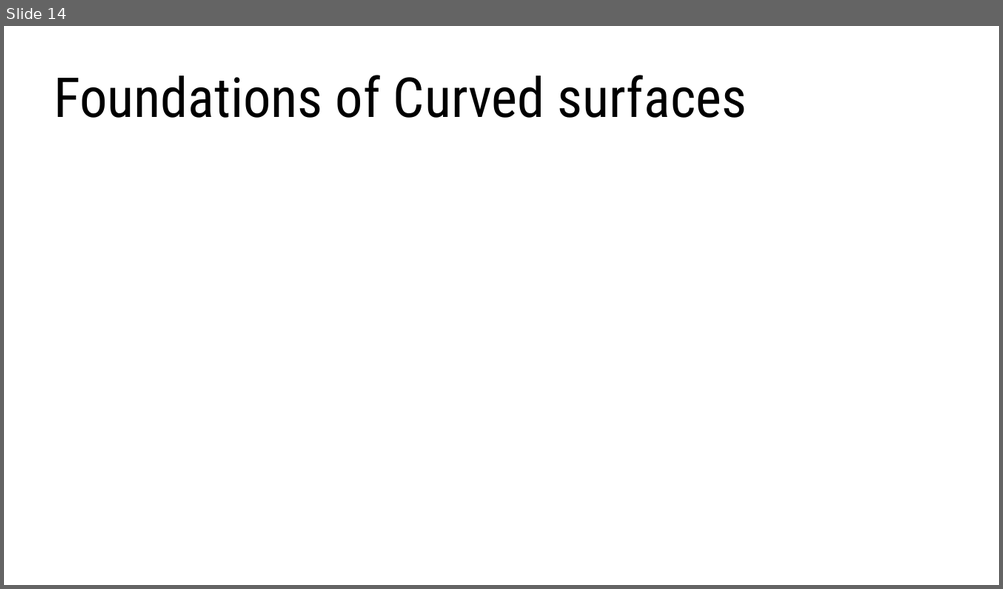
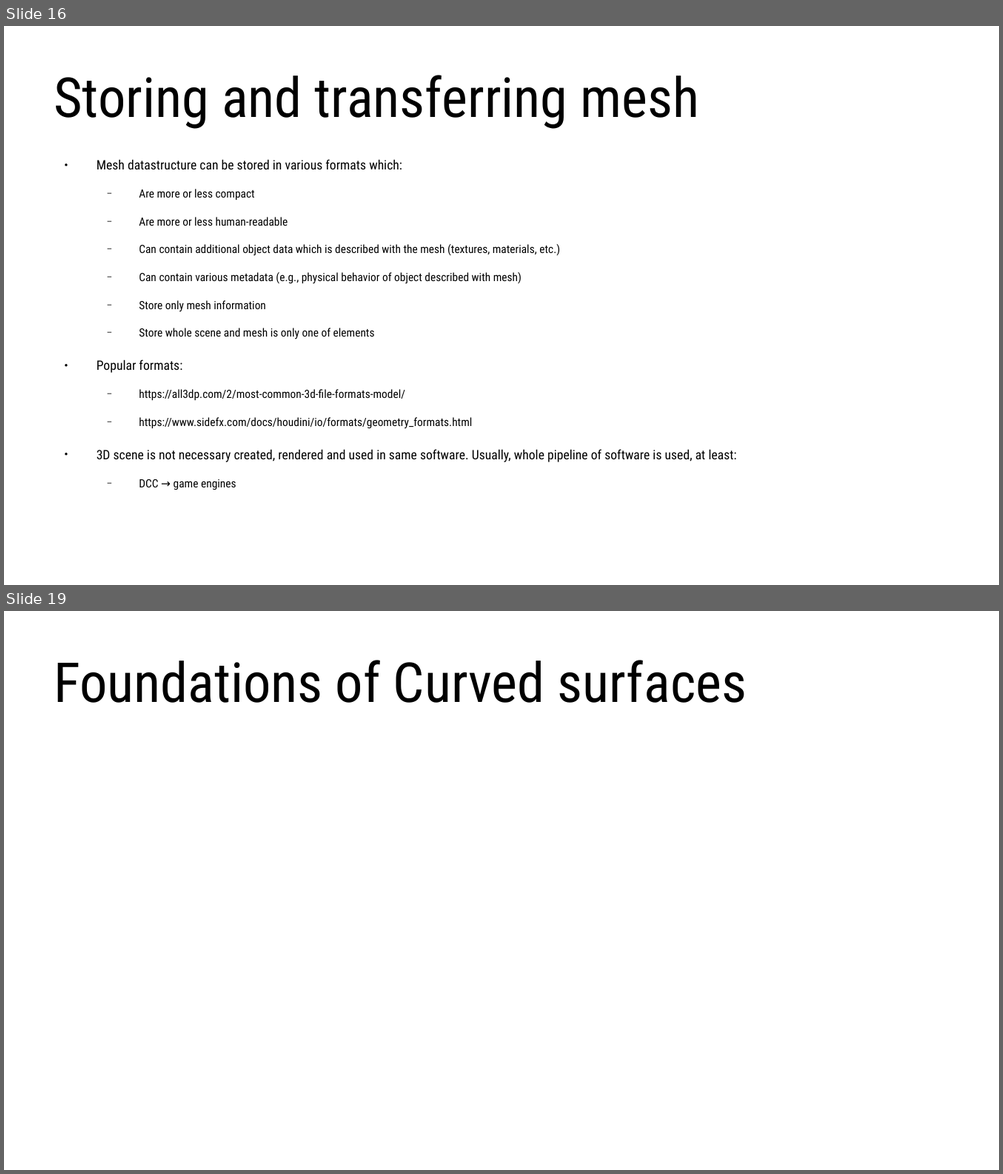
Before and after one commit to lorentzo/IntroductionToComputerGraphics, a slide deck: lectures/foundations_3d_scene/foundations_3d_scene.odp. Shown one above the other, each under a label of ours: slide 14 before the commit, slides 16 and 19 after it; the slides between them are not shown. The pictures are 1003x589 and 1003x1174 pixels, drawn with LibreOffice and Linux fonts; fonts in the diff are those of the drawing. Boxes give left, top, right and bottom in pixels: in the first picture for what was removed or moved away, otherwise in the second. Text is boxed around its words. In the diff, an @@ line names an element or a change of style, - is before the commit and + after.

Commit message:
updating foundations_3d_scene lecture

```diff
--- a/lectures/foundations_3d_scene/foundations_3d_scene.odp
+++ b/lectures/foundations_3d_scene/foundations_3d_scene.odp
@@ slide 16 added at <box>4,26,999,585</box>, background #FFFFFF @@
@@ title added at <box>54,75,700,129</box>, 44 pt, text #000000 @@
+Storing and transferring mesh
@@ text added at <box>96,159,737,491</box>, 9.1 pt, text #000000 @@
+● Mesh datastructure can be stored in various formats which:
+  − Are more or less compact
+  − Are more or less human-readable
+  − Can contain additional object data which is described with the mesh (textures, materials, etc.)
+  − Can contain various metadata (e.g., physical behavior of object described with mesh)
+  − Store only mesh information
+  − Store whole scene and mesh is only one of elements
+● Popular formats:
+  − https://all3dp.com/2/most-common-3d-file-formats-model/
+  − https://www.sidefx.com/docs/houdini/io/formats/geometry_formats.html
+● 3D scene is not necessary created, rendered and used in same software. Usually, whole pipeline of software is used, at least:
+  − DCC → game engines
@@ what was slide 14 is now slide 19 @@
```
Also in this commit, not shown: 5 slides changed, 5 other slides added, 1 other file.
